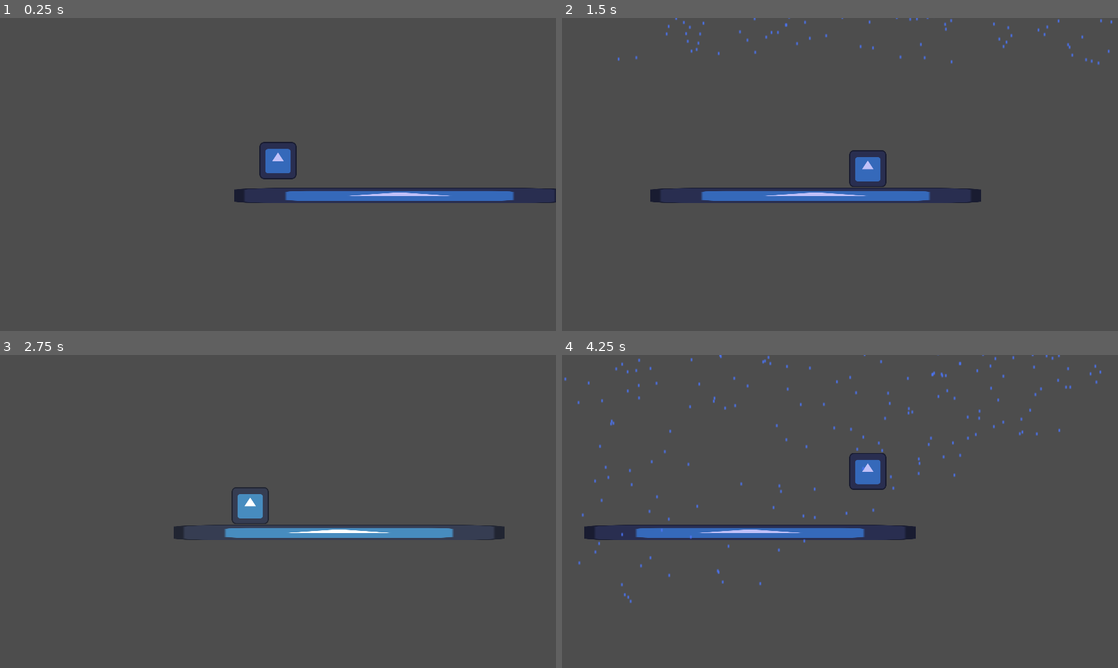
Above: before the commit, frames 1-4 (two rows, left to right).
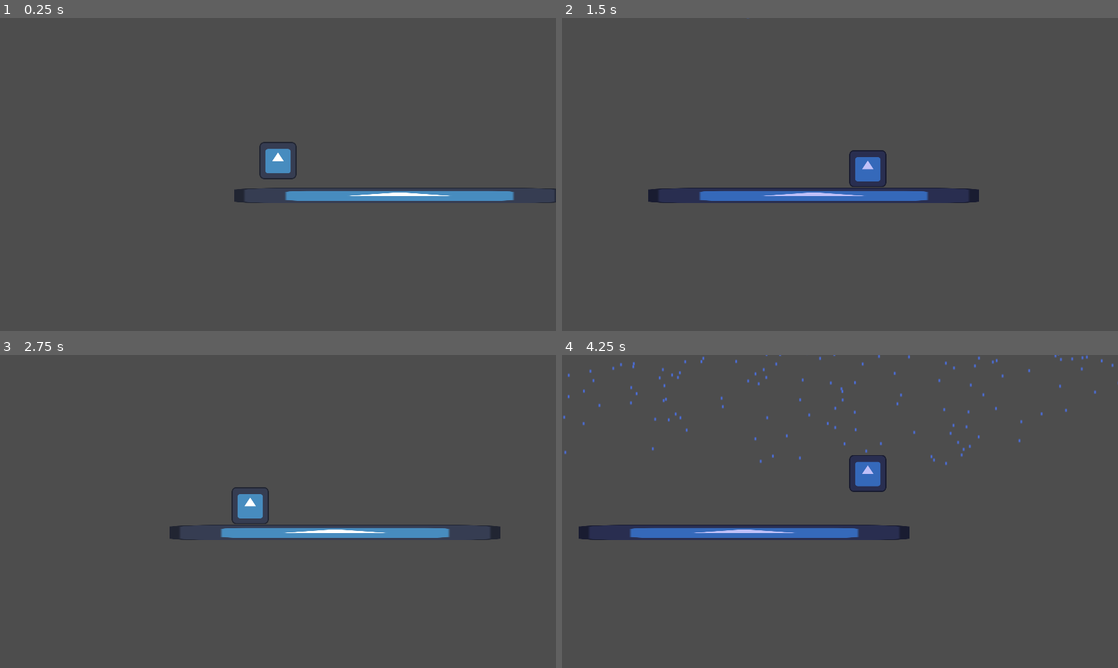
Above: after the commit, the same moments.

Repository: ottop/whyicantfallinlove
Game: Godot game, scene res://node_2d.tscn
Same seed, same stepped clock (60 frames per second), same inputs: the game is played once before the commit and once after it. This scene is started directly instead of the project's main scene. The engine's default icon, where the game draws it, is replaced by a stand-in: a white triangle on a blue panel in a dark square.
Inputs:
- Up to frame 1 (0.25 s): no input
- Up to frame 2 (1.5 s): tap Enter (ui_accept) at 0.5, 0.77 s; hold Right (ui_right) from 0.53 s (still down)
- Up to frame 3 (2.75 s): tap Enter (ui_accept) at 1.52 s; release Right (ui_right) at 2.03 s; hold Left (ui_left) from 2.03 s (still down)
- Up to frame 4 (4.25 s): release Left (ui_left) at 2.78 s; hold Right (ui_right) from 2.78 s (still down); tap Enter (ui_accept) at 3.02, 3.77 s

The runs differ from the first frame. In frame 1, 1.6% of the frame differs, in the area x 47-93%, y 41-59%; in frame 2, 0.4%; in frame 3, 0.2%; in frame 4, 1.8%, in the area x 0-100%, y 0-80%.
Error before the commit: Invalid assignment of property or key 'loop' with value of type 'bool' on a base object of type 'AudioStreamPlayer'. (res://CharacterBody2D.gd:17)

Commit message:
Fixed a broken line

Diff:
--- a/CharacterBody2D.gd
+++ b/CharacterBody2D.gd
@@ -14,7 +14,6 @@
 func _ready():
 	weatherControlNode = $"/root/Node2D/weather_control"
 	storm_sound = $"/root/Node2D/storm_audio"  # Replace with the actual name of your AudioStreamPlayer node
-	storm_sound.loop = true
 	weatherControlNode.visible = false
 	jump_sound = $"/root/Node2D/CharacterBody2D/jump"
 
